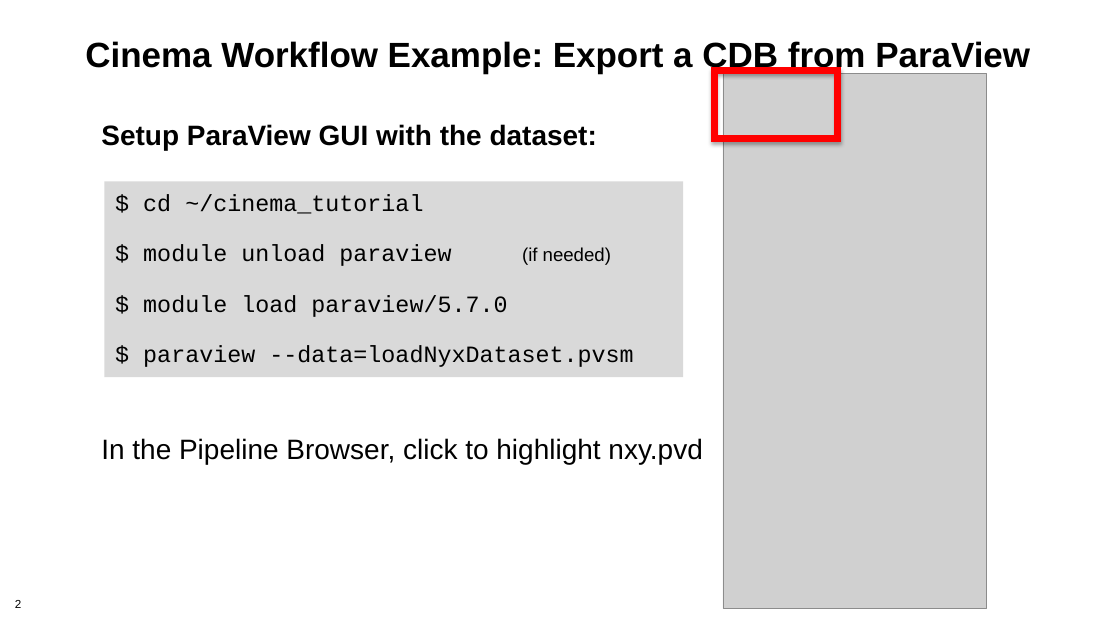
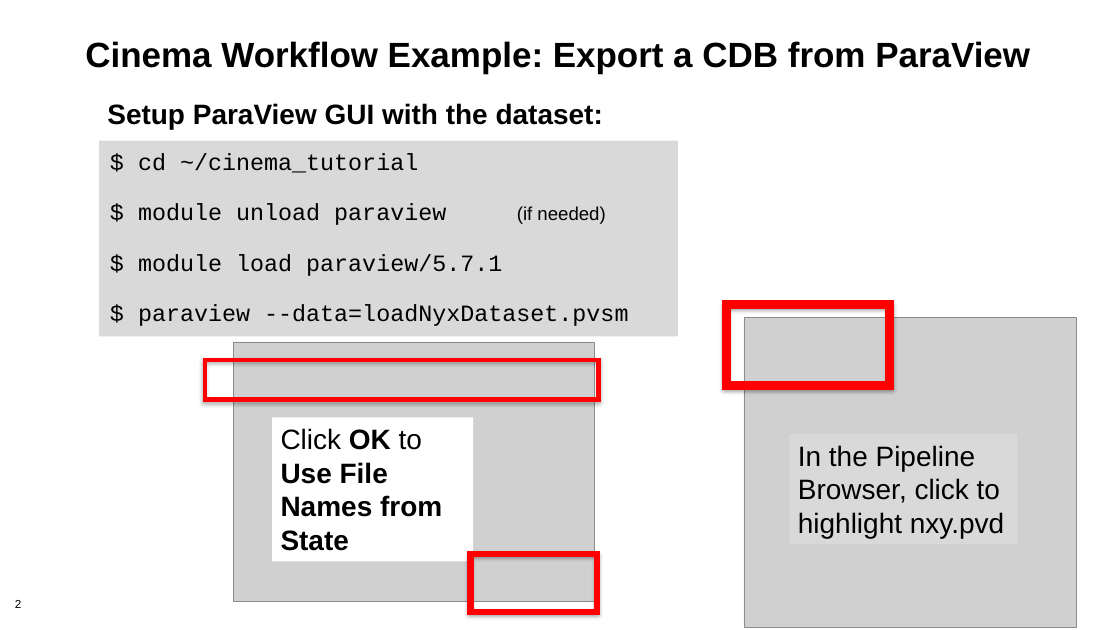
Before and after one commit to cinemascience/cinema_tutorial_slides, a slide deck: slide 2 of 2019-11_SC19/workflow_powerpoint/Cinema_Workflow_PV_Export.pptx. Drawn at 1120x630 pixels with LibreOffice and Linux fonts; fonts in the diff are those of the drawing; grey boxes stand for pictures; background and template pictures are left out. Boxes give left, top, right and bottom in pixels: in the first picture for what was removed or moved away, otherwise in the second. Text is boxed around its words. In the diff, an @@ line names an element or a change of style, - is before the commit and + after.

```diff
--- a/2019-11_SC19/workflow_powerpoint/Cinema_Workflow_PV_Export.pptx
+++ b/2019-11_SC19/workflow_powerpoint/Cinema_Workflow_PV_Export.pptx
@@ picture removed at box(723, 73, 987, 608) @@
@@ text "Setup ParaView GUI with the ...": place and size @@
-text "Setup ParaView GUI with the ..." at box(101, 124, 597, 150)
+text "Setup ParaView GUI with the ..." at box(107, 103, 603, 129)
@@ rectangle "$ cd ~/cinema_tutorial": place and size @@
-rectangle "$ cd ~/cinema_tutorial" at box(104, 181, 683, 377)
+rectangle "$ cd ~/cinema_tutorial" at box(99, 140, 678, 336)
@@ text in rectangle at box(138, 254, 502, 276): text changed @@
-$ module load paraview/5.7.0
+$ module load paraview/5.7.1
@@ frame added at box(723, 301, 894, 389), fill #FF0000, outline #FF0000 0.75 pt @@
@@ picture added at box(744, 317, 1077, 628) @@
@@ frame added at box(203, 358, 601, 401), fill #FF0000, outline #FF0000 0.75 pt @@
@@ picture added at box(234, 342, 595, 602) @@
@@ rectangle added at box(272, 418, 473, 562), fill #FFFFFF, 24 pt, text #000000, bold @@
+Click OK to Use File Names from State
@@ rectangle "In the Pipeline Browser, click ...": place and size @@
-rectangle "In the Pipeline Browser, click ..." at box(101, 438, 702, 464)
+rectangle "In the Pipeline Browser, click ..." at box(790, 434, 1017, 544)
@@ rectangle "In the Pipeline Browser, click ..." at box(790, 434, 1017, 544): fill none to #D9D9D9 @@
@@ frame: place and size @@
-frame at box(712, 68, 841, 142)
+frame at box(468, 551, 599, 614)
```
Also in this commit, not shown: 4 other slides changed, 1 slide added.
